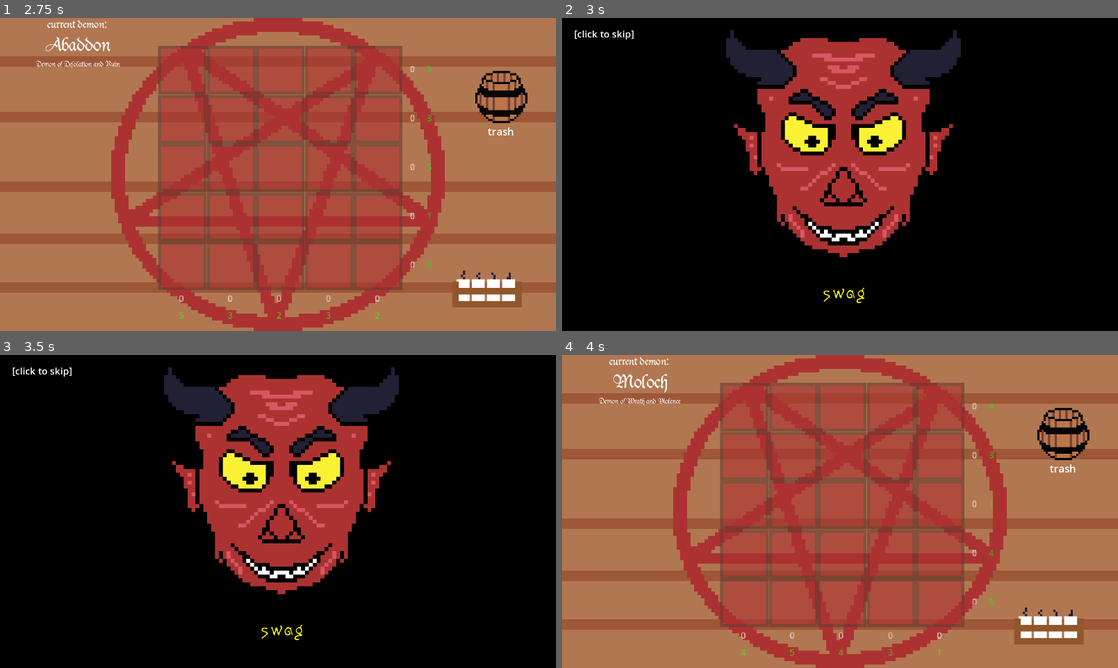
Above: before the commit, frames 1-4 (two rows, left to right).
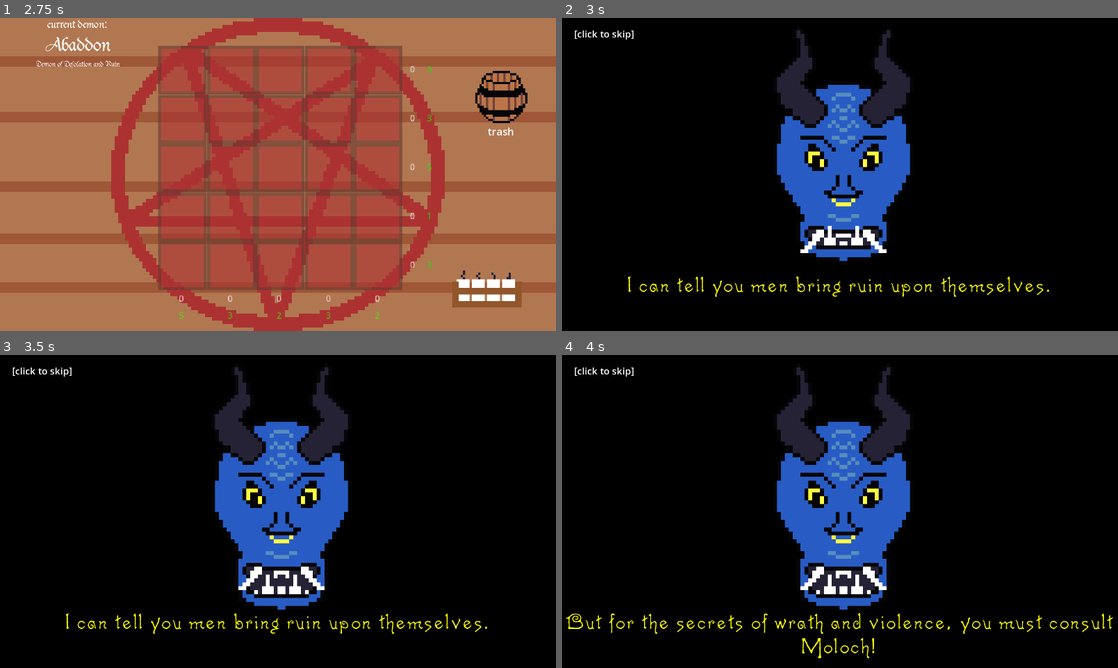
Above: after the commit, the same moments.

Repository: adrientremblay/ld55
Game: Godot game, scene res://scenes/title_screen.tscn
Same seed, same stepped clock (60 frames per second), same inputs: the game is played once before the commit and once after it.
Inputs (mouse positions are in pixels of both pictures, inside the frame that each line leads up to):
- Up to frame 1 (2.75 s): tap Enter at 0.5, 1.25, 2 s; move the mouse to (400, 158) at 0.52 s; press the mouse at (400, 158) at 0.53 s; move the mouse to (166, 190) at 1.27 s; release the mouse at (166, 190) at 1.28 s; click (166, 190) at 1.35 s; move the mouse to (333, 105) at 2.02 s; press the mouse at (333, 105) at 2.03 s
- Up to frame 2 (3 s): tap Space (skip_level) at 2.75 s; move the mouse to (1051, 290) at 2.77 s; release the mouse at (1051, 290) at 2.78 s; click (1051, 290) at 2.85 s
- Up to frame 3 (3.5 s): no input
- Up to frame 4 (4 s): tap Enter at 3.5 s; move the mouse to (1006, 558) at 3.52 s; press the mouse at (1006, 558) at 3.53 s

Frame 1 is identical in both runs. In frame 2, 20% of the frame differs, in the area x 11-88%, y 3-92%; in frame 3, 20%; in frame 4, 99%, in the area x 0-100%, y 0-100%.

Commit message:
Added animation for demon2

Diff:
--- a/scenes/demon_scene.tscn
+++ b/scenes/demon_scene.tscn
@@ -1,8 +1,9 @@
-[gd_scene load_steps=9 format=3 uid="uid://bbo2kwetjuaqc"]
+[gd_scene load_steps=12 format=3 uid="uid://bbo2kwetjuaqc"]
 
 [ext_resource type="Texture2D" uid="uid://crmisd5rntwpl" path="res://assets/images/demon1-Sheet.png" id="1_vk3n7"]
 [ext_resource type="Script" path="res://scripts/demon_scene.gd" id="1_xw2gr"]
 [ext_resource type="FontFile" uid="uid://dt4kihwdejs7g" path="res://assets/fonts/Caprice.ttf" id="2_kprho"]
+[ext_resource type="Texture2D" uid="uid://d2tih7s0d587d" path="res://assets/images/demon2-Sheet.png" id="3_r16y5"]
 
 [sub_resource type="AtlasTexture" id="AtlasTexture_t7idv"]
 atlas = ExtResource("1_vk3n7")
@@ -10,6 +11,14 @@
 
 [sub_resource type="AtlasTexture" id="AtlasTexture_i18yd"]
 atlas = ExtResource("1_vk3n7")
+region = Rect2(64, 0, 64, 64)
+
+[sub_resource type="AtlasTexture" id="AtlasTexture_pe5kd"]
+atlas = ExtResource("3_r16y5")
+region = Rect2(0, 0, 64, 64)
+
+[sub_resource type="AtlasTexture" id="AtlasTexture_3lvnw"]
+atlas = ExtResource("3_r16y5")
 region = Rect2(64, 0, 64, 64)
 
 [sub_resource type="SpriteFrames" id="SpriteFrames_2gw6p"]
@@ -22,7 +31,18 @@
 "texture": SubResource("AtlasTexture_i18yd")
 }],
 "loop": true,
-"name": &"default",
+"name": &"demon1",
+"speed": 5.0
+}, {
+"frames": [{
+"duration": 1.0,
+"texture": SubResource("AtlasTexture_pe5kd")
+}, {
+"duration": 1.0,
+"texture": SubResource("AtlasTexture_3lvnw")
+}],
+"loop": true,
+"name": &"demon2",
 "speed": 5.0
 }]
 
@@ -55,7 +75,7 @@
 position = Vector2(648, 298)
 scale = Vector2(9, 9)
 sprite_frames = SubResource("SpriteFrames_2gw6p")
-frame_progress = 0.756537
+animation = &"demon2"
 
 [node name="SkipText" type="Label" parent="."]
 layout_mode = 1
@@ -73,11 +93,11 @@
 [node name="SpeechBubble" type="Label" parent="."]
 modulate = Color(1, 1, 0, 1)
 layout_mode = 0
-offset_left = 168.0
+offset_left = 1.0
 offset_top = 589.0
-offset_right = 1131.0
-offset_bottom = 672.0
-text = "HELLO I AM A DEMON!!!"
+offset_right = 1278.0
+offset_bottom = 754.0
+text = "HELLO I AM A DEMON!!!HELLO I AM A DEMON!!!HELLO I AM A DEMON!!!HELLO I AM A DEMON!!!"
 label_settings = SubResource("LabelSettings_tnlri")
 horizontal_alignment = 1
-vertical_alignment = 1
+autowrap_mode = 2
--- a/scripts/main.gd
+++ b/scripts/main.gd
@@ -21,7 +21,7 @@
 	add_child(object)
 
 func make_levels():
-	demons_to_summon.append(Demon.new("Abaddon", "Demon of Desolation and Ruin", null, null, ["I am Abaddon! Am I the first demon you've ever seen?", "swag"]))
+	demons_to_summon.append(Demon.new("Abaddon", "Demon of Desolation and Ruin", null, null, ["I am Abaddon! Am I the first demon you've ever seen?", "I can tell you men bring ruin upon themselves.", "But for the secrets of wrath and violence, you must consult Moloch!"]))
 	demons_to_summon.append(Demon.new("Moloch", "Demon of Wrath and Violence", null, null, []))
 	demons_to_summon.append(Demon.new("Astaroth", "Demon of Vanity and Envy", null, null, []))
 	#demons_to_summon.append(Demon.new("Belial", "Demon of Lawlessness and Corruption", null, null, []))
Binary file added: assets/images/demon2-Sheet.png
Not shown, added: assets/images/demon2-Sheet.png.import
Binary file added: assets/images/demon2.aseprite
